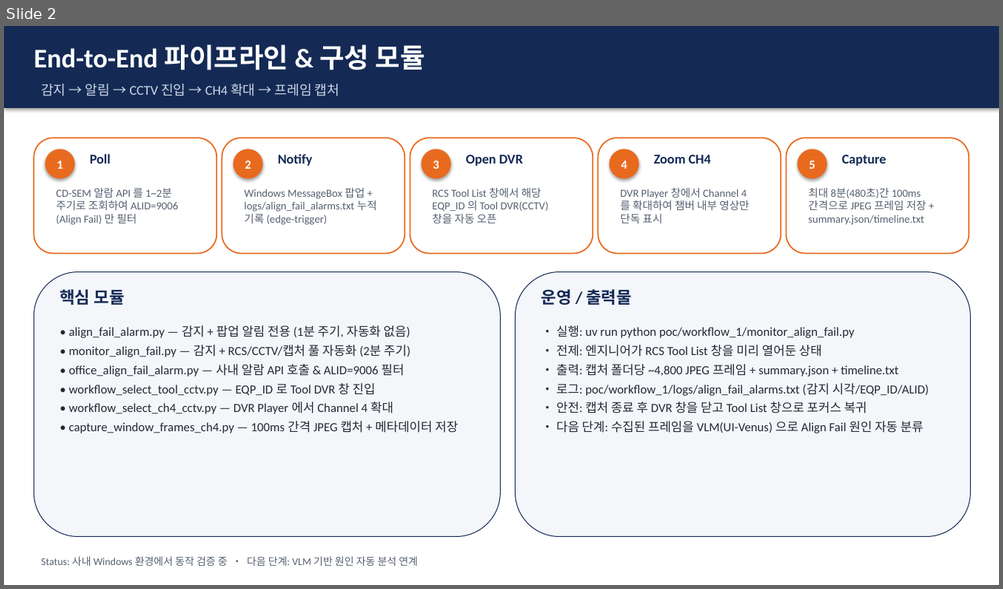
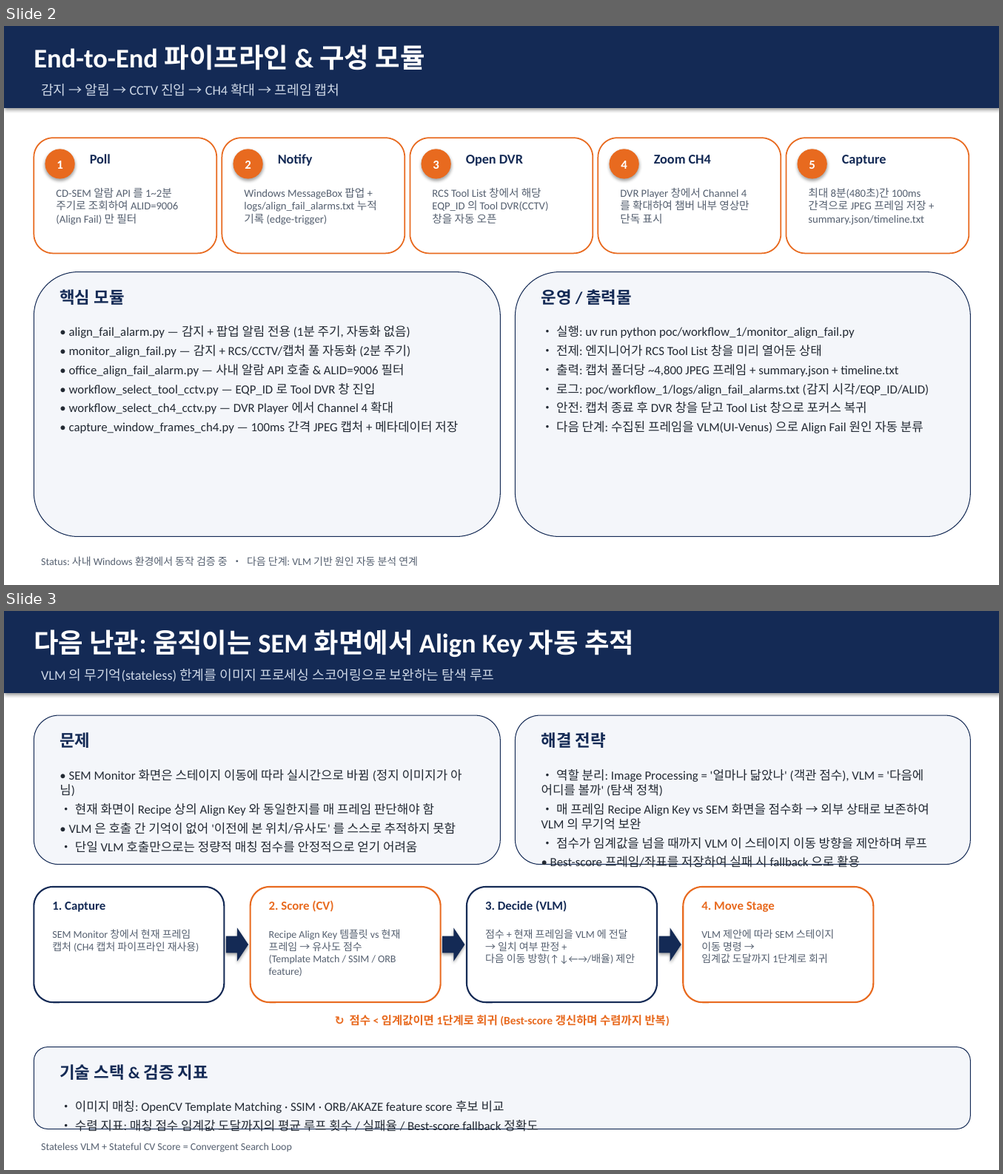
Before and after one commit to DarrenKoi/auto_recipe_creator, a slide deck: poc/workflow_1/align_fail_capture_report.pptx. Shown one above the other, each under a label of ours: slide 2 before the commit, slides 2 and 3 after it. The pictures are 1003x589 and 1003x1174 pixels, drawn with LibreOffice and Linux fonts; fonts in the diff are those of the drawing. Boxes give left, top, right and bottom in pixels: in the first picture for what was removed or moved away, otherwise in the second. Text is boxed around its words. In the diff, an @@ line names an element or a change of style, - is before the commit and + after.

```diff
--- a/poc/workflow_1/align_fail_capture_report.pptx
+++ b/poc/workflow_1/align_fail_capture_report.pptx
@@ slide 3 added at (4, 611, 999, 1170), background #FFFFFF @@
@@ rectangle added at (4, 611, 999, 693), fill #142A55 @@
@@ text added at (34, 629, 634, 657), 26 pt, text #FFFFFF, bold @@
+다음 난관: 움직이는 SEM 화면에서 Align Key 자동 추적
@@ text added at (41, 669, 494, 682), 13 pt, text #CDD7E6 @@
+VLM 의 무기억(stateless) 한계를 이미지 프로세싱 스코어링으로 보완하는 탐색 루프
@@ rounded rectangle added at (34, 715, 500, 865), fill #F4F6FA, outline #142A55 0.75 pt @@
@@ rounded rectangle added at (515, 715, 970, 865), fill #F4F6FA, outline #142A55 0.75 pt @@
@@ text added at (60, 732, 90, 748), 16 pt, text #142A55, bold @@
+문제
@@ text added at (541, 732, 606, 748), 16 pt, text #142A55, bold @@
+해결 전략
@@ text added at (60, 769, 461, 853), 12 pt, text #222933 @@
+• SEM Monitor 화면은 스테이지 이동에 따라 실시간으로 바뀜 (정지 이미지가 아님)
+• 현재 화면이 Recipe 상의 Align Key 와 동일한지를 매 프레임 판단해야 함
+• VLM 은 호출 간 기억이 없어 '이전에 본 위치/유사도' 를 스스로 추적하지 못함
+• 단일 VLM 호출만으로는 정량적 매칭 점수를 안정적으로 얻기 어려움
@@ text added at (541, 769, 929, 868), 12 pt, text #222933 @@
+• 역할 분리: Image Processing = '얼마나 닮았나' (객관 점수), VLM = '다음에 어디를 볼까' (탐색 정책)
+• 매 프레임 Recipe Align Key vs SEM 화면을 점수화 → 외부 상태로 보존하여 VLM 의 무기억 보완
+• 점수가 임계값을 넘을 때까지 VLM 이 스테이지 이동 방향을 제안하며 루프
+• Best-score 프레임/좌표를 저장하여 실패 시 fallback 으로 활용
@@ rounded rectangle added at (34, 887, 224, 1002), fill #FFFFFF, outline #142A55 1.5 pt @@
@@ rounded rectangle added at (250, 887, 441, 1002), fill #FFFFFF, outline #E86A1F 1.5 pt @@
@@ rounded rectangle added at (466, 887, 657, 1002), fill #FFFFFF, outline #142A55 1.5 pt @@
@@ rounded rectangle added at (683, 887, 874, 1002), fill #FFFFFF, outline #E86A1F 1.5 pt @@
@@ text added at (52, 902, 105, 912), 12 pt, text #142A55, bold @@
+1. Capture
@@ text added at (269, 900, 333, 912), 12 pt, text #E86A1F, bold @@
+2. Score (CV)
@@ text added at (485, 900, 566, 912), 12 pt, text #142A55, bold @@
+3. Decide (VLM)
@@ text added at (701, 902, 774, 912), 12 pt, text #E86A1F, bold @@
+4. Move Stage
@@ text added at (52, 929, 199, 952), 10 pt, text #556070 @@
+SEM Monitor 창에서 현재 프레임 캡처 (CH4 캡처 파이프라인 재사용)
@@ right arrow added at (226, 928, 249, 962), fill #142A55 @@
@@ text added at (269, 929, 401, 977), 10 pt, text #556070 @@
+Recipe Align Key 템플릿 vs 현재 프레임 → 유사도 점수
+(Template Match / SSIM / ORB feature)
@@ right arrow added at (443, 928, 465, 962), fill #142A55 @@
@@ text added at (485, 929, 634, 964), 10 pt, text #556070 @@
+점수 + 현재 프레임을 VLM 에 전달 → 일치 여부 판정 +
+다음 이동 방향(↑↓←→/배율) 제안
@@ right arrow added at (659, 928, 681, 962), fill #142A55 @@
@@ text added at (701, 929, 834, 963), 10 pt, text #556070 @@
+VLM 제안에 따라 SEM 스테이지 이동 명령 →
+임계값 도달까지 1단계로 회귀
@@ text added at (350, 1015, 669, 1026), 11 pt, text #E86A1F, bold @@
+↻ 점수 < 임계값이면 1단계로 회귀 (Best-score 갱신하며 수렴까지 반복)
@@ rounded rectangle added at (34, 1048, 970, 1130), fill #F4F6FA, outline #142A55 0.75 pt @@
@@ text added at (60, 1065, 208, 1080), 16 pt, text #142A55, bold @@
+기술 스택 & 검증 지표
@@ text added at (75, 1101, 538, 1132), 12 pt, text #222933 @@
+• 이미지 매칭: OpenCV Template Matching · SSIM · ORB/AKAZE feature score 후보 비교
+• 수렴 지표: 매칭 점수 임계값 도달까지의 평균 루프 횟수 / 실패율 / Best-score fallback 정확도
@@ text added at (41, 1143, 292, 1153), 10 pt, text #556070 @@
+Stateless VLM + Stateful CV Score = Convergent Search Loop
```
Also in this commit, not shown: 1 other file.
